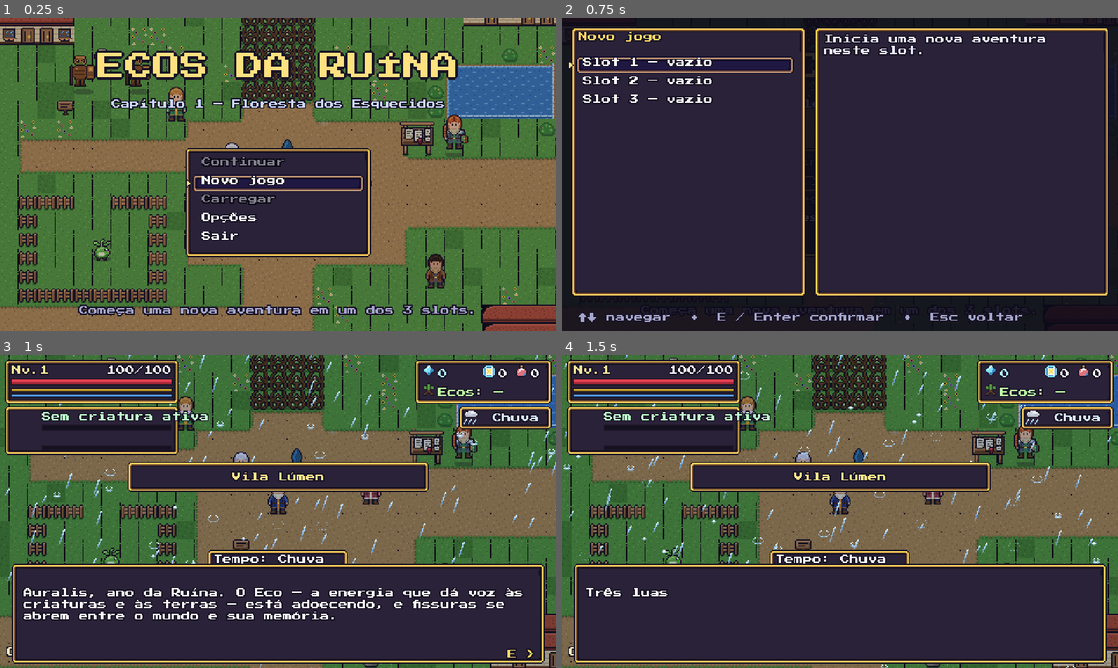
Above: before the commit, frames 1-4 (two rows, left to right).
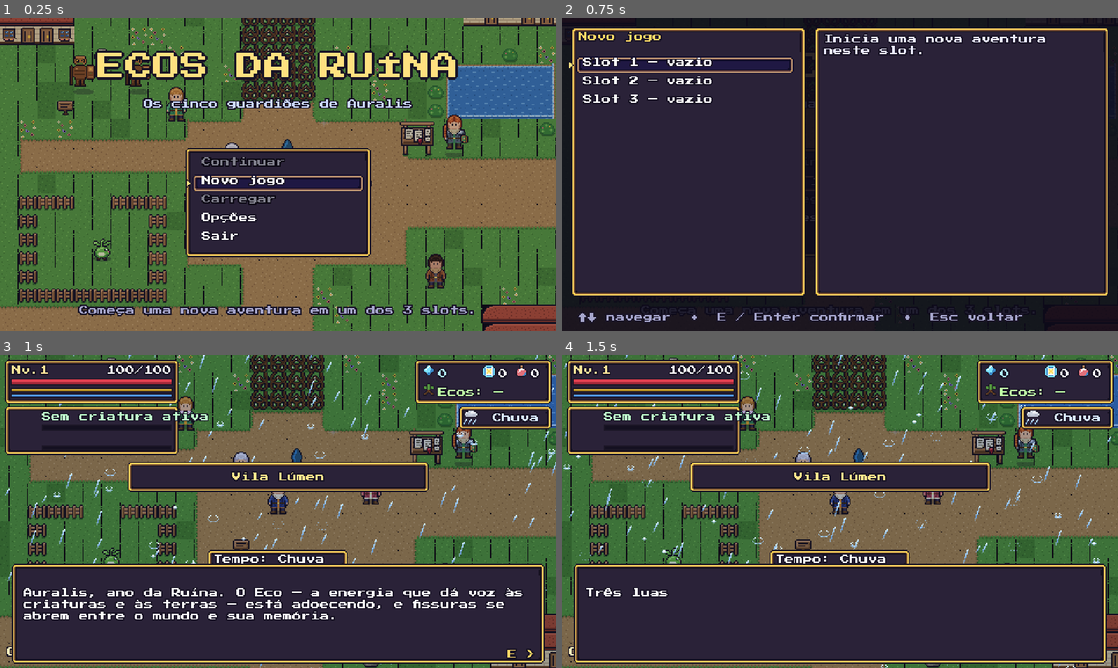
Above: after the commit, the same moments.

Repository: jaapa07/Claude
Game: Godot game, scene res://scenes/main.tscn
Two runs of this game, one before a commit and one after it. Both use one fixed random seed, a clock stepped at 60 frames per second and the inputs below.
Inputs (mouse positions are in pixels of both pictures, inside the frame that each line leads up to):
- Up to frame 1 (0.25 s): no input
- Up to frame 2 (0.75 s): tap Enter (ui_accept) at 0.5 s; move the mouse to (962, 158) at 0.52 s; hold D (move_right) from 0.53 s (still down); hold K (guard) from 0.53 s (still down); click (962, 158) at 0.67 s
- Up to frame 3 (1 s): keep holding D (move_right); keep holding K (guard); tap Enter (ui_accept) at 0.77 s; tap E (interact) at 0.8 s
- Up to frame 4 (1.5 s): release D (move_right) at 1.25 s; release K (guard) at 1.25 s; drag from (728, 527) to (812, 574) at 1.27 s

The runs differ from the first frame. In frame 1, 1.1% of the frame differs, in the area x 19-80%, y 25-30%; in frame 2, less than 0.1%; in frame 3, nothing differs; in frame 4, nothing differs.

Commit message:
Toque: tocar num objeto/NPC anda até ele e interage; setas de menu acima de todas as telas (santuário, saves, submenus); rodapé e avisos adaptados ao celular
Co-Authored-By: Claude Opus 5.5 <noreply@anthropic.com>
Claude-Session: https://claude.ai/code/session_01SZRMGMxGYvxw7C5NivNDxm

Diff:
--- a/ecos_da_ruina/scripts/hud.gd
+++ b/ecos_da_ruina/scripts/hud.gd
@@ -153,12 +153,13 @@
 	p.add_child(l)
 	var w: float = l.get_minimum_size().x + 10.0
 	var hgt := 16.0
-	if w > 440.0:
-		# aviso longo: quebra em linhas dentro da tela
+	var maxw: float = _toast_box.size.x
+	if w > maxw:
+		# aviso longo: quebra em linhas dentro da área livre (no toque, sem passar sob os botões)
 		l.autowrap_mode = TextServer.AUTOWRAP_WORD_SMART
-		l.custom_minimum_size = Vector2(426, 0)
-		l.size = Vector2(426, 0)
-		w = 436.0
+		l.custom_minimum_size = Vector2(maxw - 14.0, 0)
+		l.size = Vector2(maxw - 14.0, 0)
+		w = maxw - 4.0
 		hgt = l.get_minimum_size().y + 8.0
 	p.custom_minimum_size = Vector2(w, hgt)
 	p.size_flags_horizontal = Control.SIZE_SHRINK_CENTER
@@ -340,7 +341,7 @@
 		_prompt_lab.text = "E  " + world.current_prompt
 		var w: float = _prompt_lab.get_minimum_size().x + 14.0
 		_prompt.size.x = w
-		_prompt.position.x = 240.0 - w / 2.0
+		_prompt.position.x = (170.0 if TouchControls.active else 240.0) - w / 2.0
 		_prompt_lab.size.x = w - 8.0
 	var obj := Game.objective_text()
 	var ct := Game.contract_progress_text()
@@ -361,6 +362,7 @@
 	_touch_done = true
 	_obj_lab.size.x = 330.0
 	_obj_lab.position.y = 242.0
+	_prompt.position.y = 222.0
 	_hint.position = Vector2(6, 196)
 	_hint.size.x = 336.0
 	_hint_lab.size.x = 324.0
--- a/ecos_da_ruina/scripts/menu_screen.gd
+++ b/ecos_da_ruina/scripts/menu_screen.gd
@@ -205,7 +205,7 @@
 	_logo = Fonts.label("ECOS DA RUÍNA", 24, Color(1.0, 0.88, 0.5)); _logo.size = Vector2(480, 36)
 	_logo.horizontal_alignment = HORIZONTAL_ALIGNMENT_CENTER; _logo.position = Vector2(0, 30); _logo.visible = false
 	_logo.add_theme_constant_override("outline_size", 6); add_child(_logo)
-	_sub = Fonts.label("Capítulo 1 — Floresta dos Esquecidos", 11, Color(0.8, 0.85, 1.0)); _sub.size = Vector2(480, 14)
+	_sub = Fonts.label("Os cinco guardiões de Auralis", 11, Color(0.8, 0.85, 1.0)); _sub.size = Vector2(480, 14)
 	_sub.horizontal_alignment = HORIZONTAL_ALIGNMENT_CENTER; _sub.position = Vector2(0, 70); _sub.visible = false; add_child(_sub)
 
 func _refresh() -> void:
@@ -216,6 +216,8 @@
 	_dim.color = Color(0.05, 0.04, 0.1, dim)
 	_key_panel.visible = key_capture != ""
 	_foot_lab.text = footer
+	if TouchControls.active and footer.begins_with("↑↓ navegar"):
+		_foot_lab.text = "Toque no item ou use as setas  •  OK confirma  •  seta curva volta"
 	if title_mode:
 		_logo.visible = true; _sub.visible = true
 		_title_lab.visible = false; _info_panel.visible = false; _count_lab.visible = false
--- a/ecos_da_ruina/scripts/player.gd
+++ b/ecos_da_ruina/scripts/player.gd
@@ -76,6 +76,9 @@
 var _sword: Sprite2D
 var _ghost_t := 0.0
 var running := false          # Botas do Vento
+var auto_ent: Node = null     # toque num objeto: anda até ele e interage
+var _auto_t := 0.0
+var _auto_best := 1e9
 var _run_fx_t := 0.0
 var _run_hits := {}
 
@@ -207,6 +210,9 @@
 		facing = move_input.normalized()
 		aim_dir = facing
 		Game.tutorial_event("move")
+	if auto_ent != null:
+		if _auto_step(delta):
+			return
 	if running and (not Input.is_action_pressed("dodge") or move_input == Vector2.ZERO or vigor <= 1.0 or aiming):
 		running = false
 	velocity = move_input.normalized() * SPEED * (0.7 if aiming else (1.8 if running else 1.0))
@@ -817,3 +823,36 @@
 		var f := cap_timer / CAPTURE_CHANNEL
 		_vortex.scale = Vector2.ONE * (1.2 - 0.5 * f)
 		_vortex.rotation += 0.15
+
+
+func go_interact(e: Node) -> void:
+	auto_ent = e
+	_auto_t = 0.0
+	_auto_best = 1e9
+
+## Retorna true quando já interagiu (o estado pode ter mudado).
+func _auto_step(delta: float) -> bool:
+	if move_input != Vector2.ZERO or not is_instance_valid(auto_ent) or aiming:
+		auto_ent = null
+		return false
+	var to: Vector2 = auto_ent.global_position - global_position
+	var reach: float = float(auto_ent.reach) + 2.0
+	if to.length() <= reach:
+		facing = to.normalized() if to.length() > 0.1 else facing
+		aim_dir = facing
+		velocity = Vector2.ZERO
+		var e: Node = auto_ent
+		auto_ent = null
+		if e.prompt() != "":
+			e.interact(self)
+		return true
+	_auto_t += delta
+	if to.length() < _auto_best - 2.0:
+		_auto_best = to.length()
+		_auto_t = 0.0
+	if _auto_t > 1.0:
+		auto_ent = null
+		world.say("Não dá para chegar lá direto: aproxime-se andando.")
+		return false
+	move_input = to.normalized()
+	return false
--- a/ecos_da_ruina/scripts/touch_controls.gd
+++ b/ecos_da_ruina/scripts/touch_controls.gd
@@ -87,7 +87,11 @@
 		_root.add_child(t)
 		_buttons.append(t)
 	_nav = Node2D.new()
-	add_child(_nav)
+	var nav_layer := CanvasLayer.new()
+	nav_layer.layer = 90          # acima de todos os menus e diálogos
+	nav_layer.process_mode = Node.PROCESS_MODE_ALWAYS
+	add_child(nav_layer)
+	nav_layer.add_child(_nav)
 	for nb in NAV:
 		var t2 := TouchScreenButton.new()
 		t2.texture_normal = Art.region("touch_nav", int(nb[0]) * 28, 0, 28, 28)
@@ -210,6 +214,7 @@
 	if not _root.visible:
 		return
 	if event is InputEventScreenTouch:
+		_tap_check(event)
 		var in_zone: bool = event.position.x < 240.0 and event.position.y > 70.0
 		if event.pressed and in_zone:
 			# assume o analógico mesmo que um toque anterior tenha se perdido (iOS cancela toques sem avisar)
@@ -245,6 +250,25 @@
 			get_viewport().set_input_as_handled()
 
 var _alive := {}
+var _press := {}      # índice -> [posição, tempo] para reconhecer toques rápidos (tocar num objeto)
+
+func _is_tap_on_button(pos: Vector2) -> bool:
+	for b in LAYOUT:
+		if pos.distance_to(b[2]) <= 16.0 * float(b[3]):
+			return true
+	return false
+
+func _tap_check(event: InputEventScreenTouch) -> void:
+	if event.pressed:
+		_press[event.index] = [event.position, Time.get_ticks_msec()]
+		return
+	if not _press.has(event.index):
+		return
+	var pr: Array = _press[event.index]
+	_press.erase(event.index)
+	if event.position.distance_to(pr[0]) < 10.0 and Time.get_ticks_msec() - int(pr[1]) < 300 and not _is_tap_on_button(event.position):
+		if main != null and main.world != null:
+			main.world.tap_world(event.position)
 var _last_drag_ms := 0
 
 func _touching(idx: int) -> bool:
--- a/ecos_da_ruina/scripts/ui.gd
+++ b/ecos_da_ruina/scripts/ui.gd
@@ -123,7 +123,7 @@
 	s.can_cancel = false
 	s.title_mode = true
 	s.dim = 0.25
-	s.footer = "Capítulos 1 e 2: Floresta e Minas da Brasa  •  ↑↓ navegar, E confirmar"
+	s.footer = "Floresta, Minas, Pântano e Fortaleza  •  ↑↓ navegar, E confirmar"
 	var items := [
 		_it("Continuar", func(): _slot_menu(main, false, true), "Retoma o último save disponível.", SaveSys.has_any_save()),
 		_it("Novo jogo", func(): _new_game_slots(main), "Começa uma nova aventura em um dos 3 slots."),
--- a/ecos_da_ruina/scripts/world.gd
+++ b/ecos_da_ruina/scripts/world.gd
@@ -1026,6 +1026,27 @@
 		current_prompt = best.prompt()
 		current_prompt_ent = best
 
+## Toque direto num objeto/NPC: o herói vai até ele e interage (tela de toque).
+func tap_world(screen_pos: Vector2) -> bool:
+	if player == null or player.state != Player.S.FREE or get_tree().paused or transition_busy:
+		return false
+	var wp: Vector2 = get_canvas_transform().affine_inverse() * screen_pos
+	var best: Node = null
+	var bd := 22.0
+	for e in get_tree().get_nodes_in_group("ents"):
+		if e.prompt() == "":
+			continue
+		var d: float = min(wp.distance_to(e.global_position), wp.distance_to(e.global_position + Vector2(0, -10)))
+		if e.kind in ["shrine", "npc", "chest", "sign", "prop", "pickup"]:
+			d -= 8.0     # objetos principais ganham do que está colado neles (marcas, inscrições)
+		if d < bd:
+			bd = d
+			best = e
+	if best == null:
+		return false
+	player.go_interact(best)
+	return true
+
 func try_interact() -> void:
 	if current_prompt_ent != null and is_instance_valid(current_prompt_ent):
 		current_prompt_ent.interact(player)
